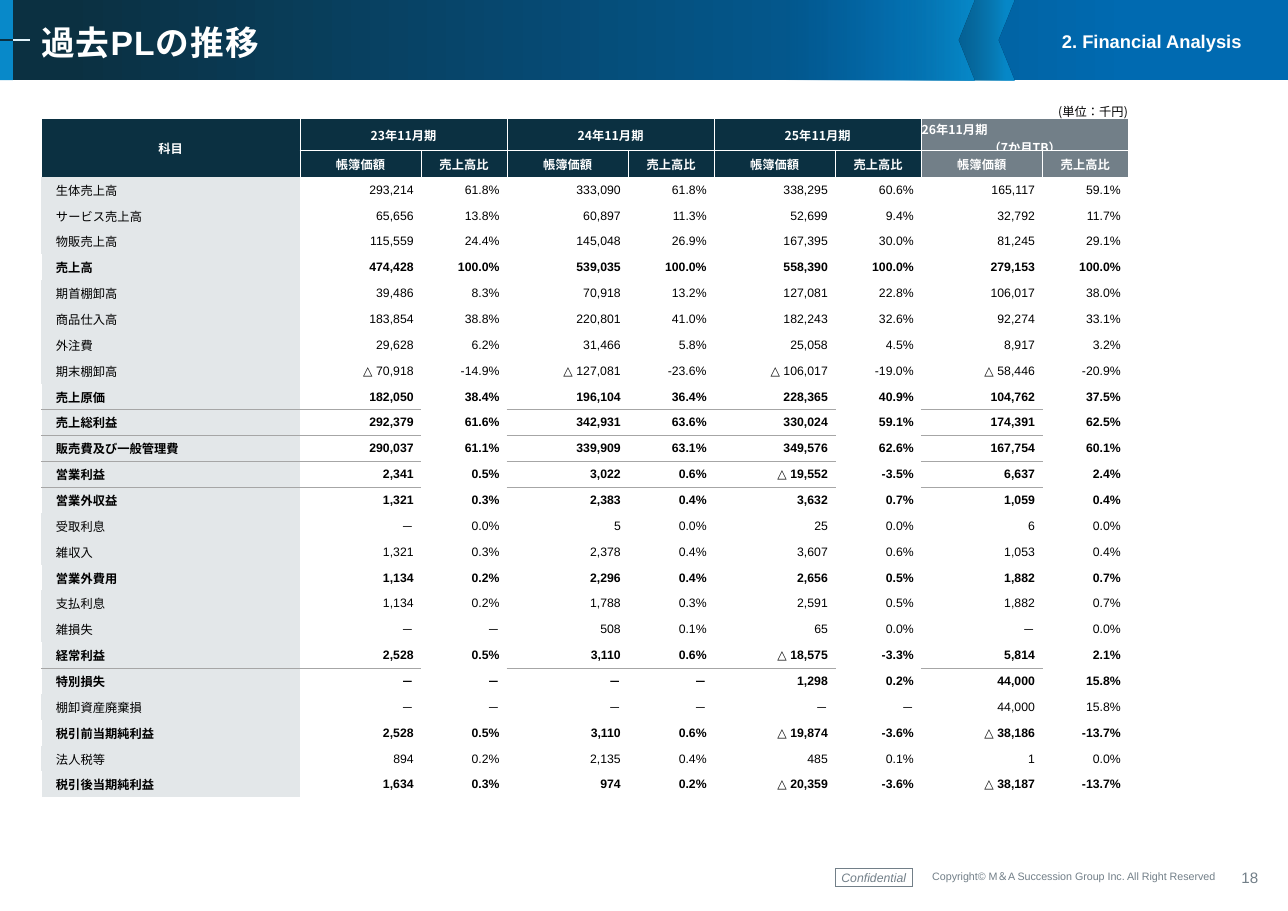
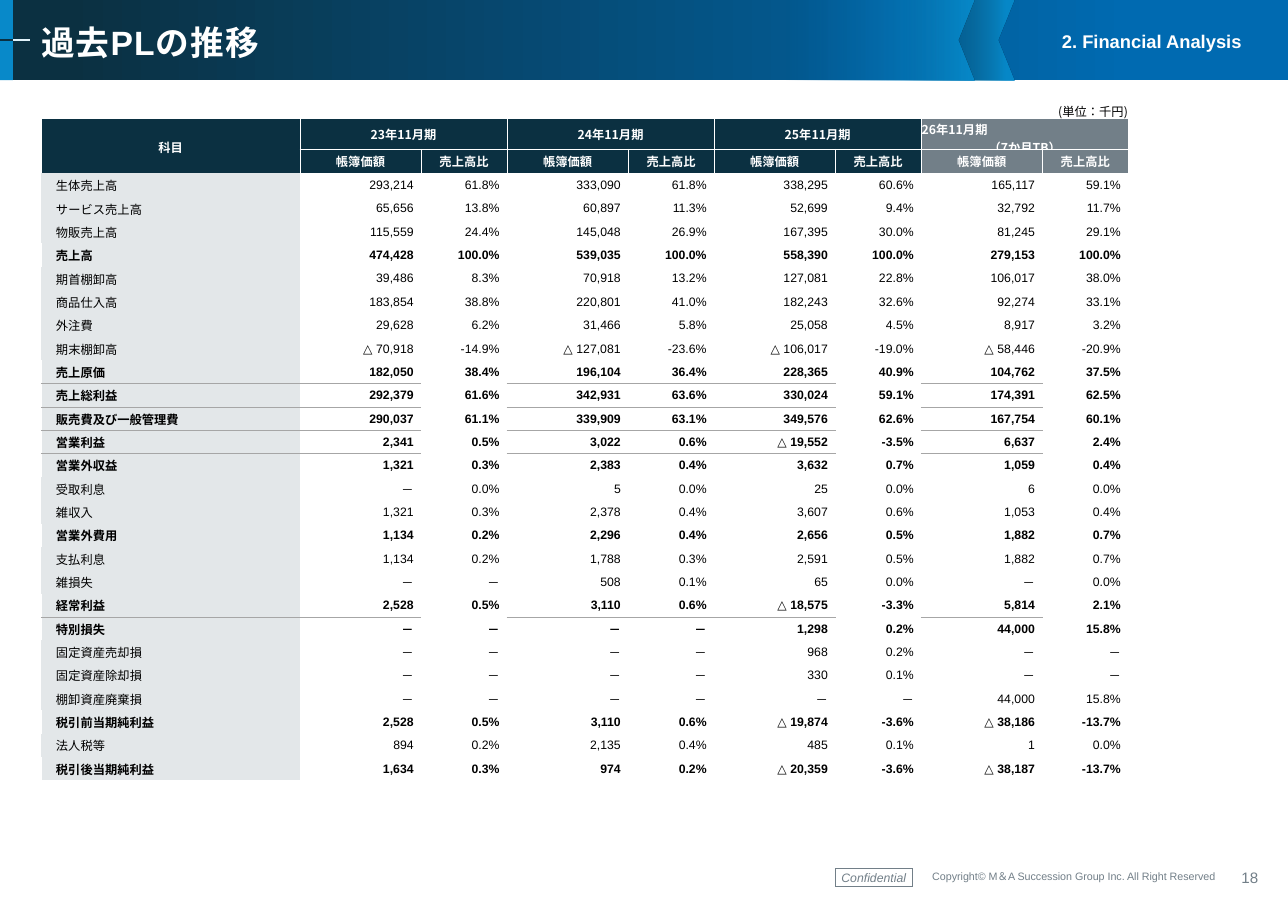
Before and after one commit to keisuketagaito/github-1st, a slide deck: slide 18 of LUXAS株式会社/株式価値評価書_LUXAS株式会社_20260923.pptx. Drawn at 1288x911 pixels with LibreOffice and Linux fonts; fonts in the diff are those of the drawing; background and template pictures are left out. Boxes give left, top, right and bottom in pixels: in the first picture for what was removed or moved away, otherwise in the second. Text is boxed around its words. In the diff, an @@ line names an element or a change of style, - is before the commit and + after.

```diff
--- a/LUXAS株式会社/株式価値評価書_LUXAS株式会社_20260923.pptx
+++ b/LUXAS株式会社/株式価値評価書_LUXAS株式会社_20260923.pptx
@@ table at (41,101,1128,779) @@
+row 24: 固定資産売却損 | － | － | － | － | 968 | 0.2% | － | －
+row 25: 固定資産除却損 | － | － | － | － | 330 | 0.1% | － | －
```
Also in this commit, not shown: 7 other slides changed, 7 other files.
